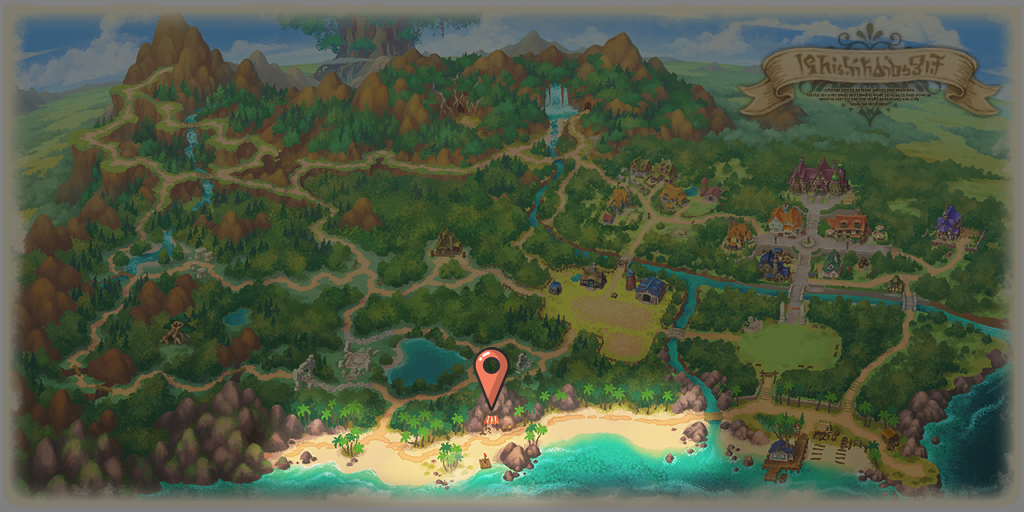
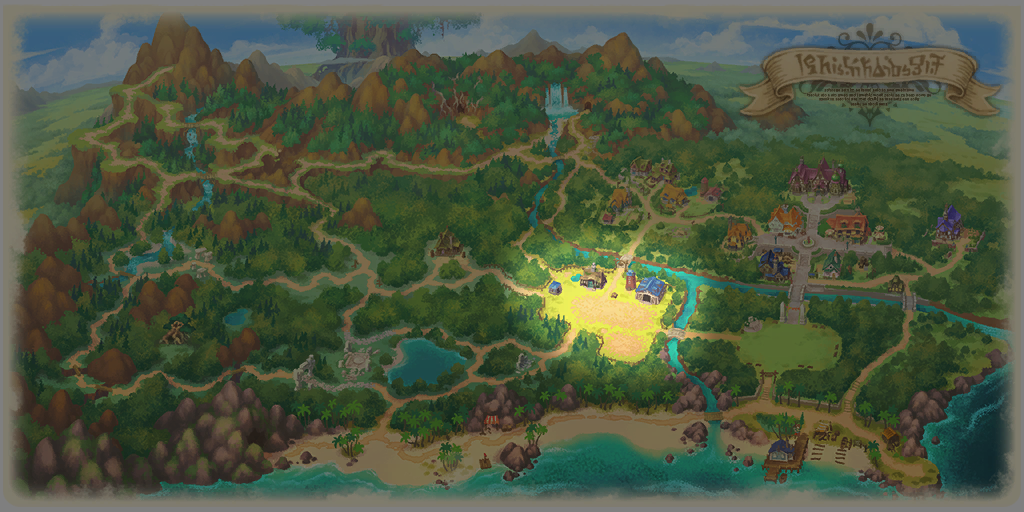
Before/after of a 1024×512 layered artwork. What changed in the layer stack:
hid "10810秘密基地" over left=473, top=347, right=510, bottom=411
hid "10800濤濤海濱" over left=233, top=216, right=742, bottom=512
showed "10000大雄牧場" over left=233, top=216, right=742, bottom=512
